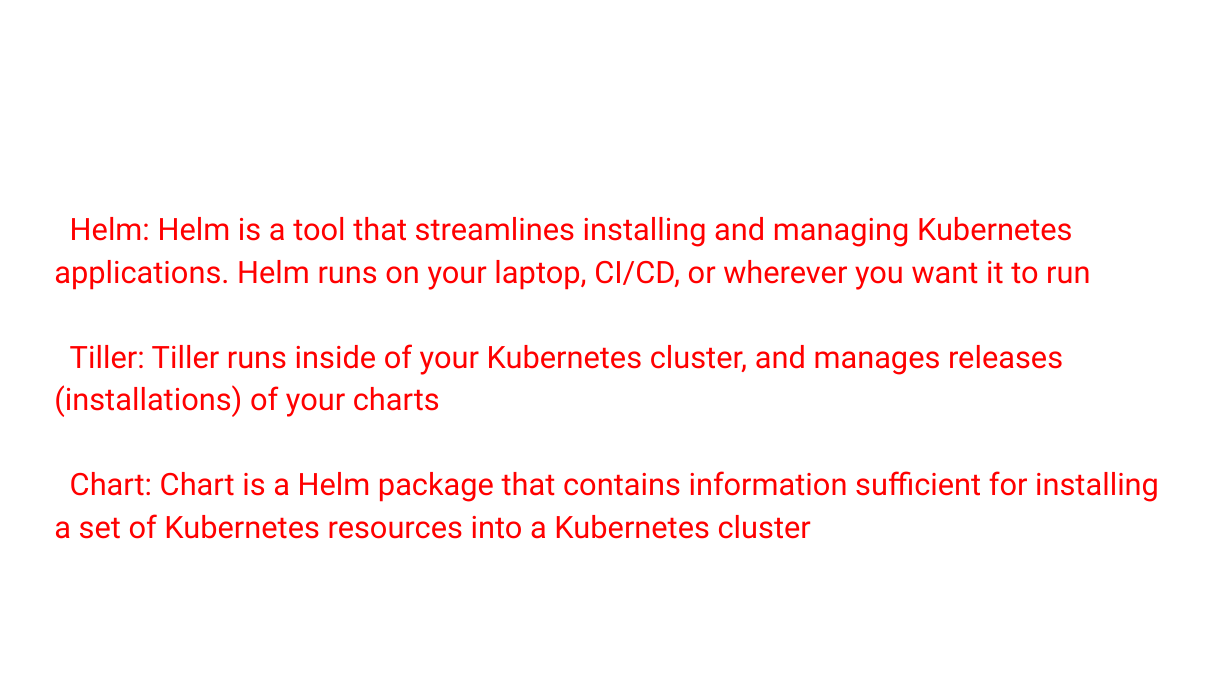
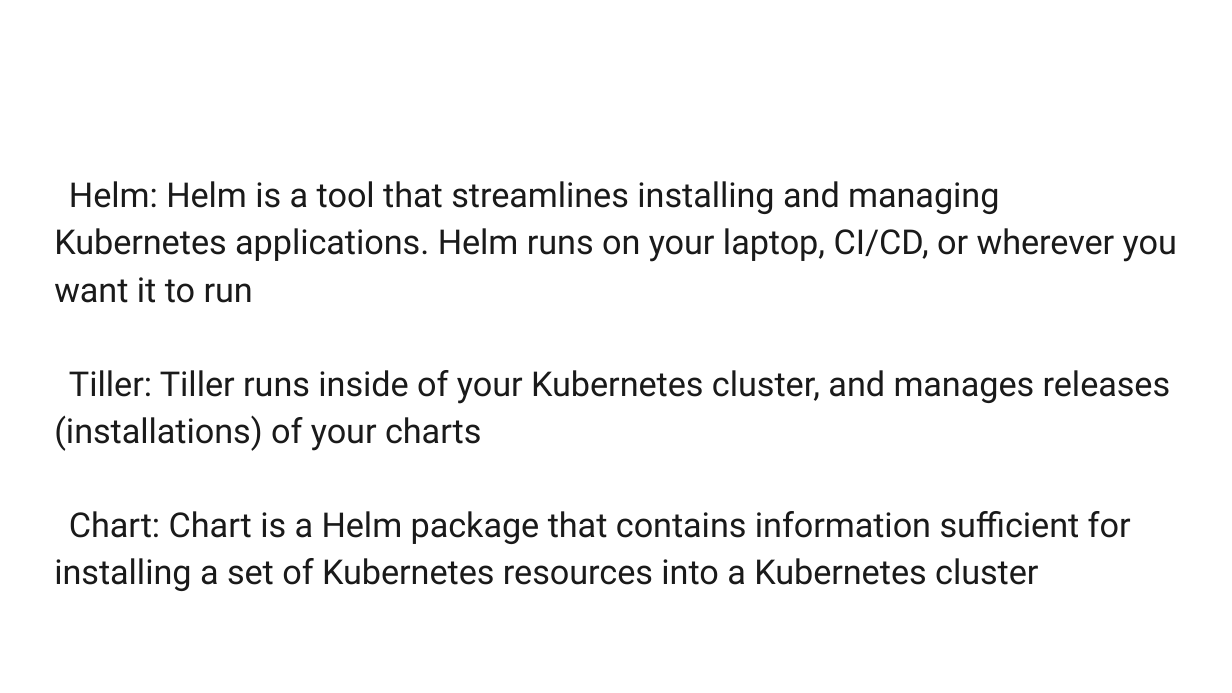
Before and after one commit to AutomatedIT/presentations, a slide deck: slide 15 of KubernetesMinikubeHelm_1.pptx. Drawn at 1232x693 pixels with LibreOffice and Linux fonts; fonts in the diff are those of the drawing; background and template pictures are left out. Boxes give left, top, right and bottom in pixels: in the first picture for what was removed or moved away, otherwise in the second. Text is boxed around its words. In the diff, an @@ line names an element or a change of style, - is before the commit and + after.

```diff
--- a/KubernetesMinikubeHelm_1.pptx
+++ b/KubernetesMinikubeHelm_1.pptx
@@ text "Helm: Helm is a tool ..." at box(54, 181, 1177, 591): size 18 to 19.9 pt, text colour #FF0000 to #1A1A1A @@
```
Also in this commit, not shown: 7 other slides changed, 1 slide added, 1 slide removed, 1 other file.
